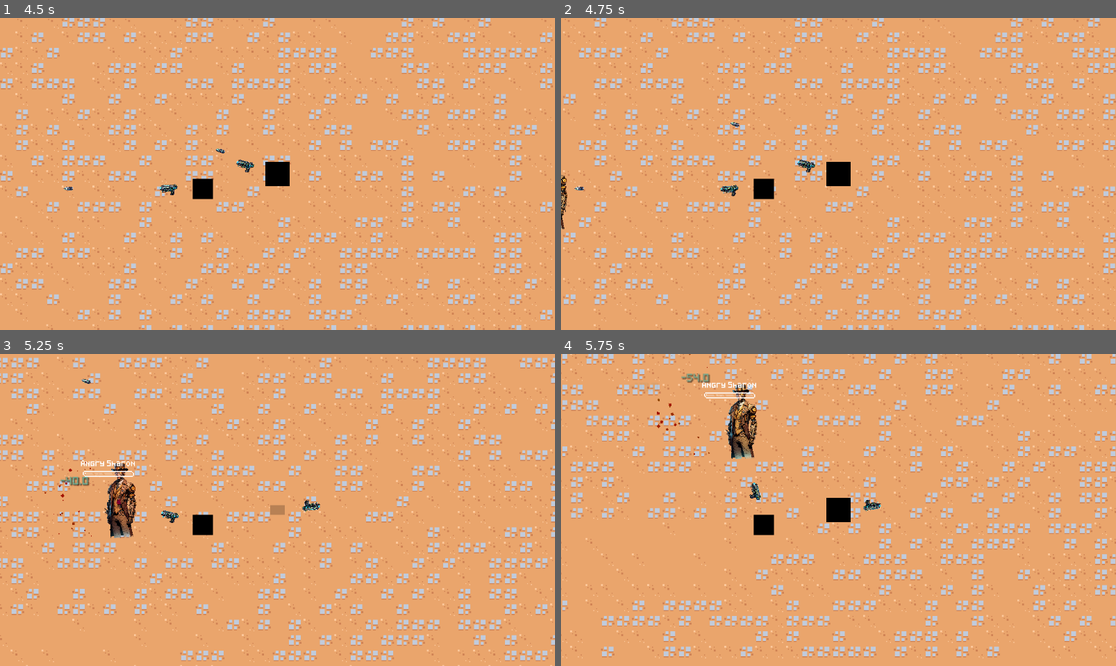
Above: before the commit, frames 1-4 (two rows, left to right).
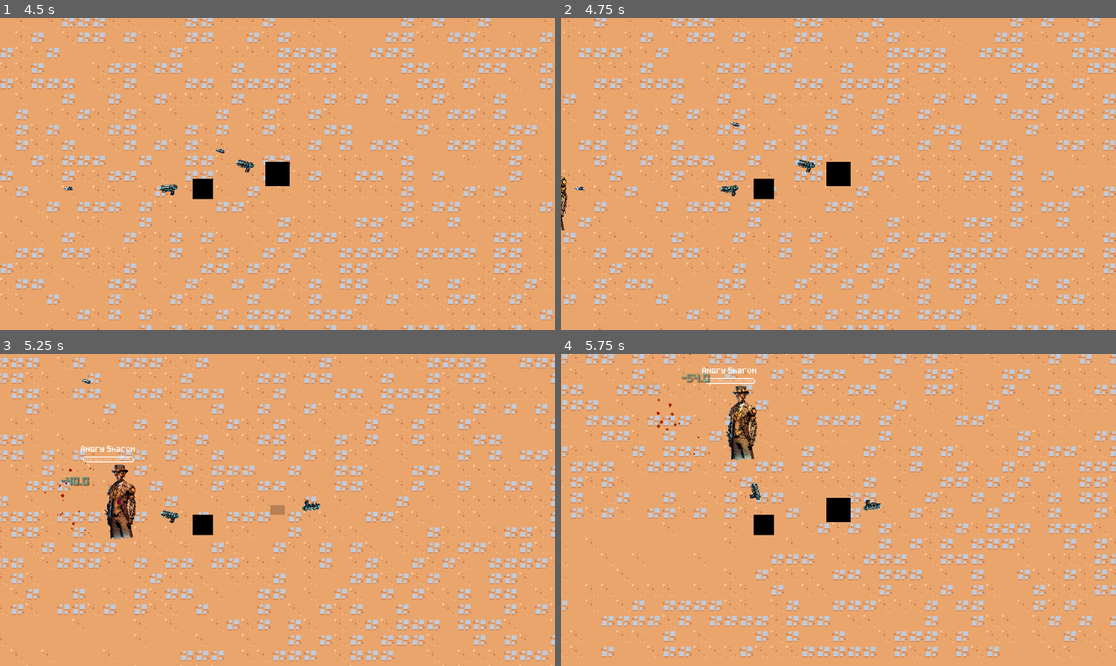
Above: after the commit, the same moments.

Repository: AineeJames/ToBeNamed
Game: Godot game, scene res://scenes/main_game/main_game.tscn
Same seed, same stepped clock (60 frames per second), same inputs: the game is played once before the commit and once after it.
Inputs (mouse positions are in pixels of both pictures, inside the frame that each line leads up to):
- Up to frame 1 (4.5 s): tap Enter at 0.5 s; move the mouse to (399, 158) at 0.52 s; hold D (move_right) 0.53-1.28 s; tap Space (dash) at 0.6, 2.1, 3.6 s; move the mouse to (166, 189) at 1.27 s; hold S (move_down) 1.28-2.03 s; click (166, 189) at 1.35 s; move the mouse to (333, 105) at 2.02 s; hold D (move_right) 2.03-2.78 s; move the mouse to (249, 236) at 2.77 s; hold W (move_up) 2.78-3.53 s; click (249, 236) at 2.85 s; move the mouse to (444, 220) at 3.52 s; hold A (move_left) from 3.53 s (still down); move the mouse to (111, 127) at 4.27 s; click (111, 127) at 4.35 s
- Up to frame 2 (4.75 s): keep holding A (move_left)
- Up to frame 3 (5.25 s): move the mouse to (305, 510) at 5.02 s; release A (move_left) at 5.03 s; hold S (move_down) from 5.03 s (still down); tap Space (dash) at 5.1 s
- Up to frame 4 (5.75 s): keep holding S (move_down)

Frame 1 is identical in both runs. In frame 2, 0.1% of the frame differs, in the area x 0-2%, y 50-69%; in frame 3, 1.0%; in frame 4, 1.0%, in the area x 25-36%, y 4-35%.

Commit message:
added moving health bar to fit sprite

Diff:
--- a/scenes/enemy/enemy.gd
+++ b/scenes/enemy/enemy.gd
@@ -46,6 +46,8 @@
 	Health = resource.Health
 	max_speed = Vector2(resource.MaxMoveSpeed,resource.MaxMoveSpeed)
 	Sprite.texture = resource.EnemySprite
+	print(Sprite.get_rect().size)
+	HealthBar.move_local_y(-Sprite.texture.get_height()*Sprite.scale.y * .5)
 
 func _on_velocity_computed(safe_velocity: Vector2) -> void:
 	global_position = global_position.move_toward(global_position + safe_velocity, movement_delta)
--- a/scenes/enemy/enemy.tscn
+++ b/scenes/enemy/enemy.tscn
@@ -24,6 +24,6 @@
 radius = 18.81
 
 [node name="HealthBar" parent="." instance=ExtResource("3_5ak2q")]
-position = Vector2(0, -37)
+position = Vector2(0, -13)
 
 [connection signal="take_damage" from="." to="." method="_on_take_damage"]
Binary file changed: scenes/enemy/lobbyist/lobbyist.png
